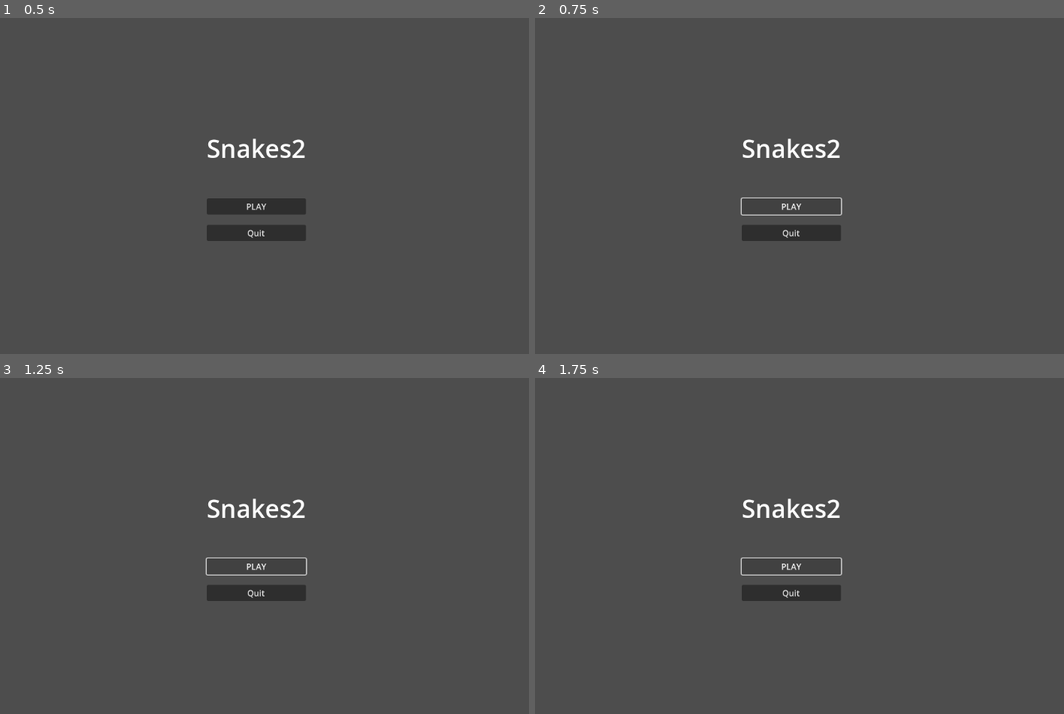
Above: before the commit, frames 1-4 (two rows, left to right).
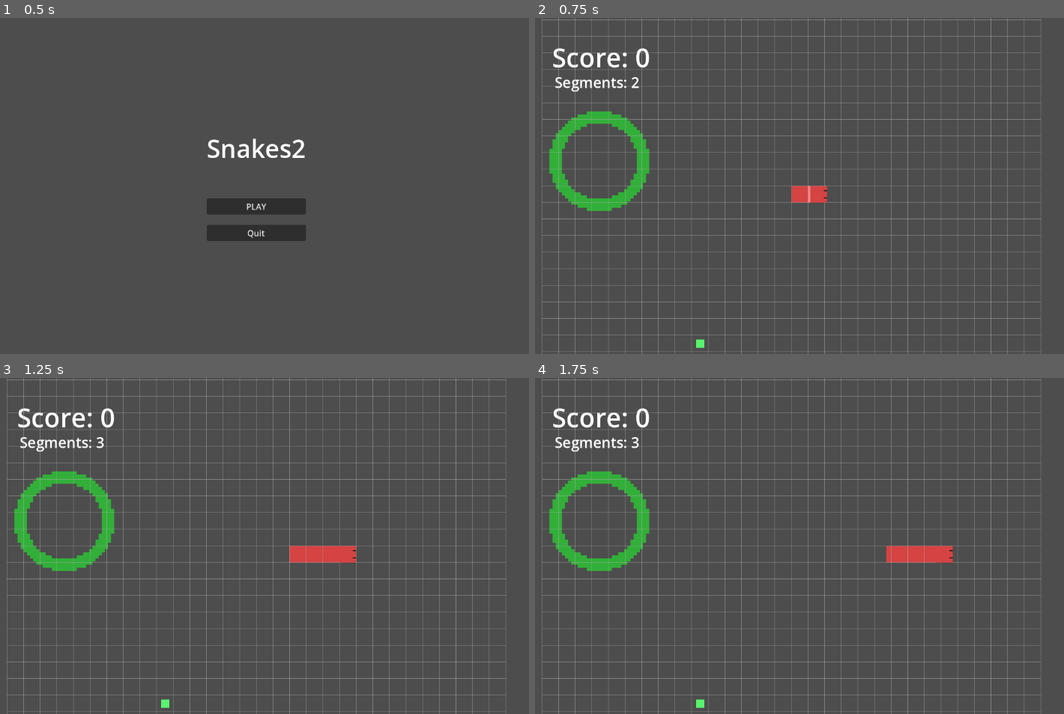
Above: after the commit, the same moments.

Repository: Morogox/Snakes2
Game: Godot game, scene res://Scenes/start_screen.tscn
The game is run twice, just before and just after one commit, with the same random seed, the same clock (stepped at 60 frames per second) and the same inputs. This scene is started directly instead of the project's main scene.
Inputs (mouse positions are in pixels of both pictures, inside the frame that each line leads up to):
- Up to frame 1 (0.5 s): no input
- Up to frame 2 (0.75 s): click "PLAY" at 0.5 s
- Up to frame 3 (1.25 s): no input
- Up to frame 4 (1.75 s): click (788, 566) at 1.25 s, where only the run before the commit has a clickable "PLAY"

Frame 1 is identical in both runs. In frame 2, 10% of the frame differs, in the area x 1-96%, y 0-100%; in frame 3, 11%; in frame 4, 11%.

Commit message:
1.22.0.0 | Enemy Elite

Diff:
--- a/Bullets/Scenes/bullet_enemy_2.tscn
+++ b/Bullets/Scenes/bullet_enemy_2.tscn
@@ -4,7 +4,6 @@
 [ext_resource type="Texture2D" uid="uid://ftcjq25q7amw" path="res://Bullets/Sprites/sBullet_enemy2.png" id="2_i4cqi"]
 
 [node name="Bullet" instance=ExtResource("1_flcxt")]
-rotate_bullet = true
 bullet_type = "enemy_2"
 
 [node name="Sprite2D" parent="." index="1"]
--- a/Bullets/Scenes/bullet_player_1.tscn
+++ b/Bullets/Scenes/bullet_player_1.tscn
@@ -11,7 +11,6 @@
 collision_mask = 18
 script = ExtResource("2_6fhsa")
 lifetime = 15.0
-rotate_bullet = false
 force = 2000.0
 
 [node name="CollisionShape2D" parent="." index="0"]
--- a/Bullets/Scripts/bullet_enemy_1.gd
+++ b/Bullets/Scripts/bullet_enemy_1.gd
@@ -17,10 +17,13 @@
 func _on_area_entered(area: Area2D) -> void:
 	super(area)
 	if has_hit:
+
 		return
 	has_hit = true
 	if area.is_in_group("SnakeHead"):
+		print(">>>>>>>>>>>>>>HEAD HIT<<<<<<<<<<<<<<<<<<<")
 		hit_effect()
+		area.take_hit(1)
 		emit_signal("e_hit", global_position)
 		queue_free()
 
--- /dev/null
+++ b/Enemies/Scenes/enemy_elite.tscn
@@ -0,0 +1,230 @@
+[gd_scene load_steps=33 format=3 uid="uid://1v81jgcyvdrf"]
+
+[ext_resource type="PackedScene" uid="uid://r4a6tfia5y5m" path="res://Enemies/Scenes/enemy.tscn" id="1_v5vnq"]
+[ext_resource type="Script" uid="uid://hfodqrsoftqb" path="res://Enemies/Scripts/enemy_elite.gd" id="2_4mklk"]
+[ext_resource type="Shader" uid="uid://cpxji8y54m54v" path="res://Shaders/enemy1.gdshader" id="2_rfwrm"]
+[ext_resource type="PackedScene" uid="uid://tx8rdfosp287" path="res://Particles/Scenes/enemy_exclamation.tscn" id="3_g7g3l"]
+[ext_resource type="Texture2D" uid="uid://dejemtd35qjvv" path="res://Enemies/Sprites/robo-bird-elite.png" id="4_4mklk"]
+
+[sub_resource type="ShaderMaterial" id="ShaderMaterial_4mklk"]
+resource_local_to_scene = true
+shader = ExtResource("2_rfwrm")
+shader_parameter/flash = false
+
+[sub_resource type="AtlasTexture" id="AtlasTexture_g7g3l"]
+atlas = ExtResource("4_4mklk")
+region = Rect2(0, 68, 34, 34)
+
+[sub_resource type="AtlasTexture" id="AtlasTexture_jsmfc"]
+atlas = ExtResource("4_4mklk")
+region = Rect2(0, 0, 34, 34)
+
+[sub_resource type="AtlasTexture" id="AtlasTexture_hkqfm"]
+atlas = ExtResource("4_4mklk")
+region = Rect2(34, 0, 34, 34)
+
+[sub_resource type="AtlasTexture" id="AtlasTexture_eotiu"]
+atlas = ExtResource("4_4mklk")
+region = Rect2(68, 0, 34, 34)
+
+[sub_resource type="AtlasTexture" id="AtlasTexture_pekvg"]
+atlas = ExtResource("4_4mklk")
+region = Rect2(102, 0, 34, 34)
+
+[sub_resource type="AtlasTexture" id="AtlasTexture_jcjis"]
+atlas = ExtResource("4_4mklk")
+region = Rect2(136, 0, 34, 34)
+
+[sub_resource type="AtlasTexture" id="AtlasTexture_4mklk"]
+atlas = ExtResource("4_4mklk")
+region = Rect2(204, 68, 34, 34)
+
+[sub_resource type="AtlasTexture" id="AtlasTexture_oi77i"]
+atlas = ExtResource("4_4mklk")
+region = Rect2(238, 68, 34, 34)
+
+[sub_resource type="AtlasTexture" id="AtlasTexture_1kixl"]
+atlas = ExtResource("4_4mklk")
+region = Rect2(306, 68, 34, 34)
+
+[sub_resource type="AtlasTexture" id="AtlasTexture_2ja3w"]
+atlas = ExtResource("4_4mklk")
+region = Rect2(340, 68, 34, 34)
+
+[sub_resource type="AtlasTexture" id="AtlasTexture_jkjsh"]
+atlas = ExtResource("4_4mklk")
+region = Rect2(0, 34, 34, 34)
+
+[sub_resource type="AtlasTexture" id="AtlasTexture_ct3qt"]
+atlas = ExtResource("4_4mklk")
+region = Rect2(34, 34, 34, 34)
+
+[sub_resource type="AtlasTexture" id="AtlasTexture_7mlvr"]
+atlas = ExtResource("4_4mklk")
+region = Rect2(68, 34, 34, 34)
+
+[sub_resource type="AtlasTexture" id="AtlasTexture_4vstx"]
+atlas = ExtResource("4_4mklk")
+region = Rect2(102, 34, 34, 34)
+
+[sub_resource type="AtlasTexture" id="AtlasTexture_ctrs3"]
+atlas = ExtResource("4_4mklk")
+region = Rect2(136, 34, 34, 34)
+
+[sub_resource type="AtlasTexture" id="AtlasTexture_papjs"]
+atlas = ExtResource("4_4mklk")
+region = Rect2(170, 34, 34, 34)
+
+[sub_resource type="AtlasTexture" id="AtlasTexture_oi8jq"]
+atlas = ExtResource("4_4mklk")
+region = Rect2(204, 34, 34, 34)
+
+[sub_resource type="AtlasTexture" id="AtlasTexture_c2jxp"]
+atlas = ExtResource("4_4mklk")
+region = Rect2(238, 34, 34, 34)
+
+[sub_resource type="AtlasTexture" id="AtlasTexture_pg6pl"]
+atlas = ExtResource("4_4mklk")
+region = Rect2(272, 34, 34, 34)
+
+[sub_resource type="AtlasTexture" id="AtlasTexture_5qcqh"]
+atlas = ExtResource("4_4mklk")
+region = Rect2(306, 34, 34, 34)
+
+[sub_resource type="AtlasTexture" id="AtlasTexture_2g830"]
+atlas = ExtResource("4_4mklk")
+region = Rect2(340, 34, 34, 34)
+
+[sub_resource type="AtlasTexture" id="AtlasTexture_ogqkj"]
+atlas = ExtResource("4_4mklk")
+region = Rect2(374, 34, 34, 34)
+
+[sub_resource type="AtlasTexture" id="AtlasTexture_kpk58"]
+atlas = ExtResource("4_4mklk")
+region = Rect2(408, 34, 34, 34)
+
+[sub_resource type="AtlasTexture" id="AtlasTexture_gujyp"]
+atlas = ExtResource("4_4mklk")
+region = Rect2(442, 34, 34, 34)
+
+[sub_resource type="AtlasTexture" id="AtlasTexture_tbasj"]
+atlas = ExtResource("4_4mklk")
+region = Rect2(476, 34, 34, 34)
+
+[sub_resource type="SpriteFrames" id="SpriteFrames_oi77i"]
+animations = [{
+"frames": [{
+"duration": 1.0,
+"texture": SubResource("AtlasTexture_g7g3l")
+}],
+"loop": true,
+"name": &"dead",
+"speed": 5.0
+}, {
+"frames": [{
+"duration": 1.0,
+"texture": SubResource("AtlasTexture_jsmfc")
+}, {
+"duration": 1.0,
+"texture": SubResource("AtlasTexture_hkqfm")
+}, {
+"duration": 1.0,
+"texture": SubResource("AtlasTexture_eotiu")
+}, {
+"duration": 1.0,
+"texture": SubResource("AtlasTexture_pekvg")
+}, {
+"duration": 1.0,
+"texture": SubResource("AtlasTexture_jcjis")
+}],
+"loop": true,
+"name": &"default",
+"speed": 5.0
+}, {
+"frames": [{
+"duration": 1.0,
+"texture": SubResource("AtlasTexture_4mklk")
+}, {
+"duration": 1.0,
+"texture": SubResource("AtlasTexture_oi77i")
+}, {
+"duration": 1.0,
+"texture": SubResource("AtlasTexture_1kixl")
+}, {
+"duration": 1.0,
+"texture": SubResource("AtlasTexture_2ja3w")
+}],
+"loop": true,
+"name": &"dodging",
+"speed": 5.0
+}, {
+"frames": [{
+"duration": 1.0,
+"texture": SubResource("AtlasTexture_jkjsh")
+}, {
+"duration": 1.0,
+"texture": SubResource("AtlasTexture_ct3qt")
+}, {
+"duration": 1.0,
+"texture": SubResource("AtlasTexture_7mlvr")
+}, {
+"duration": 1.0,
+"texture": SubResource("AtlasTexture_4vstx")
+}, {
+"duration": 1.0,
+"texture": SubResource("AtlasTexture_ctrs3")
+}, {
+"duration": 1.0,
+"texture": SubResource("AtlasTexture_papjs")
+}, {
+"duration": 1.0,
+"texture": SubResource("AtlasTexture_oi8jq")
+}, {
+"duration": 1.0,
+"texture": SubResource("AtlasTexture_c2jxp")
+}, {
+"duration": 1.0,
+"texture": SubResource("AtlasTexture_pg6pl")
+}, {
+"duration": 1.0,
+"texture": SubResource("AtlasTexture_5qcqh")
+}, {
+"duration": 1.0,
+"texture": SubResource("AtlasTexture_2g830")
+}, {
+"duration": 1.0,
+"texture": SubResource("AtlasTexture_ogqkj")
+}, {
+"duration": 1.0,
+"texture": SubResource("AtlasTexture_kpk58")
+}, {
+"duration": 1.0,
+"texture": SubResource("AtlasTexture_gujyp")
+}, {
+"duration": 1.0,
+"texture": SubResource("AtlasTexture_tbasj")
+}],
+"loop": false,
+"name": &"shooting",
+"speed": 5.0
+}]
+
+[node name="Enemy" instance=ExtResource("1_v5vnq")]
+script = ExtResource("2_4mklk")
+dodge_cd = 5.0
+dodge_cd_timer = null
+dodge_distance = Vector2(80, 150)
+dodge_speed = 600.0
+dodge_threshold = 70.0
+bullet_speed = 400
+base_score = 60
+
+[node name="EnemyExclamation" parent="." index="1" instance=ExtResource("3_g7g3l")]
+position = Vector2(2, -3.6)
+scale = Vector2(1, 1)
+
+[node name="AnimatedSprite2D" parent="." index="2"]
+material = SubResource("ShaderMaterial_4mklk")
+sprite_frames = SubResource("SpriteFrames_oi77i")
+animation = &"default"
+frame_progress = 0.991134
--- a/Enemies/Scenes/enemy_rager.tscn
+++ b/Enemies/Scenes/enemy_rager.tscn
@@ -368,7 +368,8 @@
 [node name="AnimatedSprite2D" parent="." index="2"]
 material = SubResource("ShaderMaterial_76thm")
 sprite_frames = SubResource("SpriteFrames_61hrj")
-animation = &"shooting"
+animation = &"rage_transform"
+frame_progress = 0.313129
 
 [node name="RageTransformTimer" type="Timer" parent="." index="7"]
 wait_time = 3.0
--- a/Enemies/Scripts/enemy.gd
+++ b/Enemies/Scripts/enemy.gd
@@ -138,10 +138,9 @@
 			Handler.snake_head.target_pixel_pos.x if align_axis == "x" else randf_range(Handler.grid_manager.left + 50, Handler.grid_manager.right -50),
 			Handler.snake_head.target_pixel_pos.y if align_axis == "y" else randf_range(Handler.grid_manager.top + 50, Handler.grid_manager.bottom - 70))
 
-func _shoot():
-	var dir = global_position.direction_to(Handler.snake_head.global_position)
+func _shoot(dir = Handler.snake_head.global_position):
 	# Spawn bullet
-
+	dir = global_position.direction_to(dir)
 	var spread = deg_to_rad(randf_range(-angle_variation_degrees, angle_variation_degrees))
 	var final_angle = dir.angle() + spread
 
--- /dev/null
+++ b/Enemies/Scripts/enemy_elite.gd
@@ -0,0 +1,122 @@
+extends "res://Enemies/Scripts/enemy.gd"
+var dodging = false;
+@export var dodge_cd := 5.0
+@export var dodge_cd_timer := dodge_cd
+@export var dodge_distance = Vector2(80,150)
+@export var dodge_speed =  600.0
+@export var dodge_threshold = 70.0
+
+@onready var exclamation = $EnemyExclamation
+
+var base_speed : float
+func _ready():
+	super()
+	base_speed = speed
+func _process(delta):
+	super(delta)
+	dodge_cd_timer += delta
+	if is_in_player_los(global_position, dodge_threshold) and dodge_cd_timer >= dodge_cd:
+		if not dodging and state != state_enum.DEAD:
+			dodge(Handler.snake_head.direction.normalized())
+
+func is_in_player_los(enemy_pos: Vector2, danger_threshold: float) -> bool:
+	# Player info
+	var player_pos = Handler.snake_head.global_position
+	var player_dir = Handler.snake_head.direction.normalized()
+
+	# Cardinal directions only: make sure vector is exactly along one axis
+	if abs(player_dir.x) > 0:
+		player_dir.y = 0
+	else:
+		player_dir.x = 0
+
+	# Compute vector from player to enemy
+	var to_enemy = enemy_pos - player_pos
+
+	# Project the vector onto the player direction
+	var projected_length = to_enemy.dot(player_dir)
+
+	# If projected_length < 0, enemy is behind the player
+	if projected_length < 0:
+		return false
+
+	# Compute perpendicular distance from enemy to the LOS line
+	var perpendicular_vector = to_enemy - player_dir * projected_length
+	var perpendicular_distance = perpendicular_vector.length()
+
+	# If perpendicular distance is less than threshold, enemy is in danger
+	return perpendicular_distance <= danger_threshold
+
+func dodge(los: Vector2):
+	dodging = true
+	dodge_cd_timer = 0.0
+	shoot_timer = 0
+	movement = true
+	speed = dodge_speed
+	timer.paused = true
+	_change_sprite("dodging")
+	exclamation.toggle_emission(true)
+	sprite.speed_scale = 4.0
+
+
+	var dir = los.normalized()
+	var side =  1 if randf() < 0.5 else -1
+	var dodge_dir = dir.rotated(side * PI / 2)
+	var angle_offset = randf_range(-PI/12, PI/12)  # ±15 degrees
+	dodge_dir = dodge_dir.rotated(angle_offset)
+	var distance = randf_range(dodge_distance.x, dodge_distance.y)
+	target_position = global_position + dodge_dir * distance
+	target_position.x = clamp(target_position.x, Handler.grid_manager.left, Handler.grid_manager.right)
+	target_position.y = clamp(target_position.y, Handler.grid_manager.top, Handler.grid_manager.bottom)
+	state = state_enum.MOVING
+
+func _process_moving(delta):
+	if not movement:
+		return
+	var to_target = target_position - position
+	var distance = to_target.length()
+
+	if distance < 20.0:
+		if dodging:
+			dodging = false
+			speed = base_speed
+			timer.paused = false
+			sprite.speed_scale = 1.8
+			_change_sprite(sprite_default_name)
+		_transition_to(state_enum.IDLE)
+	else:
+		velocity = to_target.normalized() * speed
+		move_and_slide()
+
+
+func predict_intercept(shooter_pos: Vector2, target_pos: Vector2, target_vel: Vector2, projectile_speed: float) -> Vector2:
+	var to_target = target_pos - shooter_pos
+	var a = target_vel.length_squared() - projectile_speed * projectile_speed
+	var b = 2 * to_target.dot(target_vel)
+	var c = to_target.length_squared()
+
+	var discriminant = b*b - 4*a*c
+
+	if discriminant < 0 or abs(a) < 0.001:
+		# No solution, just aim at current position
+		return target_pos
+
+	var t1 = (-b + sqrt(discriminant)) / (2*a)
+	var t2 = (-b - sqrt(discriminant)) / (2*a)
+	var t = min(t1, t2)
+	if t < 0:
+		t = max(t1, t2)
+	if t < 0:
+		print("no fucking way")
+		return target_pos  # target is moving away too fast
+
+	return target_pos + target_vel * t
+
+func _shoot(dir = global_position.direction_to(Handler.snake_head.global_position)):
+	var snake_vel = Handler.snake_head.get_predicted_velocity()
+	var adjusted_target = predict_intercept(muzzle.global_position, Handler.snake_head.global_position, snake_vel, bullet_speed)
+	print("The elite is firing")
+	print("Snake velocity: ", snake_vel)
+	print("Moment of record: ", dir)
+	print("Aiming at ", global_position.direction_to(adjusted_target))
+	super(adjusted_target)
--- a/Enemies/Scripts/enemy_rage.gd
+++ b/Enemies/Scripts/enemy_rage.gd
@@ -80,7 +80,7 @@
 	await rage_transform_timer.timeout
 	movement = true
 
-func _shoot():
+func _shoot(dir = Handler.snake_head.global_position):
 	super()
 	if rage:
 		rage_shot_counter += 1
--- a/HandlerScripts/enemy_handler.gd
+++ b/HandlerScripts/enemy_handler.gd
@@ -5,7 +5,8 @@
 var active_enemy_amt := 0
 var enemy_types = {
 	"basic": preload("res://Enemies/Scenes/enemy.tscn"),
-	"rager": preload("res://Enemies/Scenes/enemy_rager.tscn")
+	"rager": preload("res://Enemies/Scenes/enemy_rager.tscn"),
+	"elite": preload("res://Enemies/Scenes/enemy_elite.tscn")
 }
 func _ready():
 	Handler.register(name.to_snake_case(), self)
@@ -21,8 +22,8 @@
 		var x = 0.0
 		var y = 0.0
 		while not spawn_ok:
-			x = randf_range(Handler.grid_manager.left, Handler.grid_manager.right)
-			y = randf_range(Handler.grid_manager.top, Handler.grid_manager.bottom)
+			x = randf_range(Handler.grid_manager.left + 100, Handler.grid_manager.right - 100)
+			y = randf_range(Handler.grid_manager.top + 100, Handler.grid_manager.bottom - 100)
 			var spawn_pos = Vector2(x, y)
 			# check if spawn_pos overlaps snake head
 			if Handler.snake_head.position.distance_to(spawn_pos) > Handler.grid_manager.GRID_SIZE * 2:
--- a/HandlerScripts/game_master.gd
+++ b/HandlerScripts/game_master.gd
@@ -12,7 +12,8 @@
 
 var base_enemy_weights = {
 	"basic": 10.0,
-	"rager": 10.0
+	"rager": 10.0,
+	"elite": 5.0
 }
 
 var enemy_scenes : Dictionary
@@ -20,6 +21,7 @@
 
 @export var basic_curve: Curve
 @export var rager_curve: Curve
+@export var elite_curve: Curve
 @export var wave_amt_curve: Curve  # Multiplier for wave size
 @export var wave_time_curve: Curve  # Multiplier for wave time
 @export var difficulty_curve: Curve  # Shape how difficulty ramps
@@ -29,7 +31,7 @@
 
 
 @export var spawning_enabled = true
-
+@export var score_diff_scale = true
 signal tier_change(tier: int)
 func _ready():
 	Handler.register(name.to_snake_case(), self)
@@ -62,6 +64,7 @@
 	# Sample each curve
 	weights["basic"] = base_enemy_weights["basic"] * basic_curve.sample(progress)
 	weights["rager"] = base_enemy_weights["rager"] * rager_curve.sample(progress)
+	weights["elite"] = base_enemy_weights["elite"] * elite_curve.sample(progress)
 
 	return weights
 
@@ -130,7 +133,8 @@
 func _update_difficulty(player_score : int):
 	var old_level = int(difficulty)
 	var progress = clamp(float(player_score) / max_score, 0.0, 1.0)
-	difficulty = 1.0 + (max_difficulty - 1.0) * difficulty_curve.sample(progress)
+	if score_diff_scale:
+		difficulty = 1.0 + (max_difficulty - 1.0) * difficulty_curve.sample(progress)
 	var new_level = int(difficulty)  # Get new tier
 	print("diffculty rn at score " + str(player_score) + ": " + str(difficulty))
 	if new_level > old_level:
--- /dev/null
+++ b/Particles/Scenes/enemy_exclamation.tscn
@@ -0,0 +1,32 @@
+[gd_scene load_steps=6 format=3 uid="uid://tx8rdfosp287"]
+
+[ext_resource type="Script" uid="uid://drd6wdmvl7me" path="res://Particles/Scripts/particle.gd" id="1_66evo"]
+[ext_resource type="Texture2D" uid="uid://b321cak2rchhh" path="res://Particles/Sprites/exclamation.png" id="1_nim1h"]
+
+[sub_resource type="Curve" id="Curve_157e7"]
+_data = [Vector2(0, 1), 0.0, -1.78277, 0, 0, Vector2(1, 0), -0.0250506, 0.0, 0, 0]
+point_count = 2
+
+[sub_resource type="CurveTexture" id="CurveTexture_74j1f"]
+curve = SubResource("Curve_157e7")
+
+[sub_resource type="ParticleProcessMaterial" id="ParticleProcessMaterial_6gsn0"]
+particle_flag_disable_z = true
+direction = Vector3(0, -1, 0)
+spread = 0.0
+initial_velocity_min = 50.0
+initial_velocity_max = 50.0
+gravity = Vector3(0, 0, 0)
+damping_min = 70.0
+damping_max = 70.0
+alpha_curve = SubResource("CurveTexture_74j1f")
+
+[node name="EnemyExclamation" type="Node2D"]
+script = ExtResource("1_66evo")
+
+[node name="GPUParticles2D" type="GPUParticles2D" parent="."]
+emitting = false
+amount = 1
+texture = ExtResource("1_nim1h")
+one_shot = true
+process_material = SubResource("ParticleProcessMaterial_6gsn0")
--- a/Scenes/main.tscn
+++ b/Scenes/main.tscn
@@ -40,6 +40,10 @@
 [sub_resource type="Curve" id="Curve_h1bgf"]
 _data = [Vector2(0.3, 0), 0.0, 0.0, 0, 0, Vector2(0.3, 0.2), 0.0, 0.0, 0, 0, Vector2(0.6, 0.5), 0.0, 0.0, 0, 0, Vector2(1, 1), 0.0, 0.0, 0, 0]
 point_count = 4
+
+[sub_resource type="Curve" id="Curve_pdsj5"]
+_data = [Vector2(0.6, 0), 0.0, 0.0, 0, 0, Vector2(0.6, 0.6), 0.835934, 0.835934, 0, 0, Vector2(1, 1), -0.179775, 0.0, 0, 0]
+point_count = 3
 
 [sub_resource type="Curve" id="Curve_b3802"]
 _limits = [1.0, 4.0, 0.0, 1.0]
@@ -101,6 +105,7 @@
 script = ExtResource("2_d1ilt")
 basic_curve = SubResource("Curve_k12tt")
 rager_curve = SubResource("Curve_h1bgf")
+elite_curve = SubResource("Curve_pdsj5")
 wave_amt_curve = SubResource("Curve_b3802")
 wave_time_curve = SubResource("Curve_fevyy")
 difficulty_curve = SubResource("Curve_hibaj")
--- a/Scenes/snake_head.tscn
+++ b/Scenes/snake_head.tscn
@@ -6,7 +6,7 @@
 [ext_resource type="Texture2D" uid="uid://c2m24p6axldsf" path="res://Sprites/sMuzzleFlash1.png" id="4_agune"]
 
 [sub_resource type="RectangleShape2D" id="RectangleShape2D_bbogs"]
-size = Vector2(31, 31)
+size = Vector2(24.5, 24.5)
 
 [node name="SnakeHead" type="Area2D" groups=["SnakeHead"]]
 collision_mask = 62
--- a/Scenes/start_screen.tscn
+++ b/Scenes/start_screen.tscn
@@ -1,6 +1,6 @@
 [gd_scene load_steps=3 format=3 uid="uid://cpjbut22uo5n7"]
 
-[ext_resource type="Script" path="res://Scripts/start_screen.gd" id="1_ainjc"]
+[ext_resource type="Script" uid="uid://btcc882hb66wu" path="res://Menus/Scripts/start_screen.gd" id="1_ainjc"]
 [ext_resource type="AudioStream" uid="uid://dbjs4k7sida2g" path="res://Music/Coiled and ready to Rattle - Title Screen.mp3" id="2_ainjc"]
 
 [node name="start_screen" type="CanvasLayer"]
--- a/Scripts/cmd.gd
+++ b/Scripts/cmd.gd
@@ -15,7 +15,8 @@
 	"boost": cmd_set_boost_multi,
 	"spawnenemy": cmd_spawn_enemy,
 	"editstam": cmd_edit_stamina_property,
-	"setdiff": cmd_set_diff
+	"setdiff": cmd_set_diff,
+	"spawning": cmd_set_spawning
 }
 
 var command_help := {
@@ -34,7 +35,8 @@
 	"spawnenemy": "Syntax: spawnenemy (type: string) (amount: int) \nSpawns amount of type enemies",
 	"editstam": "Syntax: editstam (property: String) (value: float) \nAdjust stamina property to value
 Valid properties are: \nregen\ncap\nmax\ncons",
-	"setdiff": "Syntax: setdiff (value: float) \n Sets diffculty multiplier to float"
+	"setdiff": "Syntax: setdiff (value: float) \n Sets diffculty multiplier to float",
+	"spawning": "Syntax: spawning (bool) \nSets enemy spawning"
 
 }
 
@@ -186,6 +188,8 @@
 		"basic":
 			pass
 		"rager":
+			pass
+		"elite":
 			pass
 		_:
 			_log("Error: invalid enemy type " + param1)
@@ -255,6 +259,16 @@
 			# strings are always valid
 			return str(param)
 
+		"boolean":
+			var lower = param.to_lower()
+
+			if lower == "true" or lower == "1" or lower == "yes":
+				return true
+			elif lower == "false" or lower == "0" or lower == "no":
+				return false
+			else:
+				_log("Error: must be bool")
+				return null
 		_:
 			_log("Error: unknown expected_type '%s'" % expected_type)
 			return null
@@ -264,5 +278,14 @@
 	var param = parse_arg(args[0], "float", false)
 	if param == null:
 		return
+	Handler.game_master.score_diff_scale = false
 	Handler.game_master.difficulty = param
 	_log("Set difficulty to %f" % param)
+
+func cmd_set_spawning(args):
+	if not check_arg(args, 1): return
+	var param = parse_arg(args[0], "boolean", false)
+	if param == null:
+		return
+	Handler.game_master.spawning_enabled = param
+	_log(str("Enemy spawning: ", Handler.game_master.spawning_enabled))
--- a/Scripts/snake_head.gd
+++ b/Scripts/snake_head.gd
@@ -85,6 +85,13 @@
 var stamina := max_stamina
 var is_boosting = false
 
+@export var hp = 1.0
+
+var current_velocity: Vector2:
+	get:
+		if move_delay > 0:
+			return (target_pixel_pos - prev_pixel_pos) / move_delay
+		return Vector2.ZERO
 
 func _deferred_rdy():
 	is_dead = false
@@ -335,8 +342,8 @@
 				_grow(area.value) # grow snake by apple value
 
 				area.destroy() # tells apple that it has been eaten
-	if area.is_in_group("EnemyBullet"):
-		_game_over()
+	#if area.is_in_group("EnemyBullet"):
+		#_game_over()
 
 func _input(event):
 	#if event is not InputEventMouse and event.is_pressed():
@@ -428,3 +435,18 @@
 	stamina = ratio * max_stamina + max_stamina * num/5
 	stamina = min(stamina, max_stamina)
 	emit_signal("stamina_changed", stamina, max_stamina)
+
+func get_predicted_velocity() -> Vector2:
+	# Velocity is zero if we're not about to move
+	if move_timer < move_delay - 0.1:  # adjust threshold as needed
+		return Vector2.ZERO
+	# Otherwise, assume we'll continue in current direction
+	return direction * (GRID_SIZE / move_delay)
+
+func take_hit(damage = 1.0):
+	if invulnerable:
+		return
+	hp -= damage
+	if hp <= 0:
+		_game_over()
+	pass
--- a/project.godot
+++ b/project.godot
@@ -94,7 +94,6 @@
 ui_cheat={
 "deadzone": 0.2,
 "events": [Object(InputEventKey,"resource_local_to_scene":false,"resource_name":"","device":-1,"window_id":0,"alt_press …(191 unchanged characters)…
-, Object(InputEventKey,"resource_local_to_scene":false,"resource_name":"","device":-1,"window_id":0,"alt_pressed":false,"shift_pressed":false,"ctrl_pressed":false,"meta_pressed":false,"pressed":false,"keycode":0,"physical_keycode":55,"key_label":0,"unicode":55,"location":0,"echo":false,"script":null)
 ]
 }
 
Not shown, added: Enemies/Scripts/enemy_elite.gd.uid
Binary file added: Enemies/Sprites/robo-bird-elite.png
Not shown, added: Enemies/Sprites/robo-bird-elite.png.import
Binary file added: Particles/Sprites/exclamation.aseprite
Binary file added: Particles/Sprites/exclamation.png
Not shown, added: Particles/Sprites/exclamation.png.import
Not shown: 1 places in Scenes/main.tscn that only renumber resources
